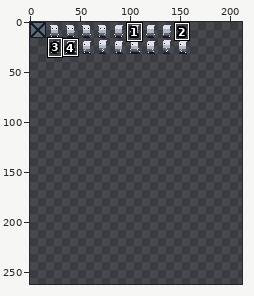
Two versions of one sprite sheet, sprites.png. Above: a wide view before the commit, with the close-up outlined.
Close-up. Before the commit:
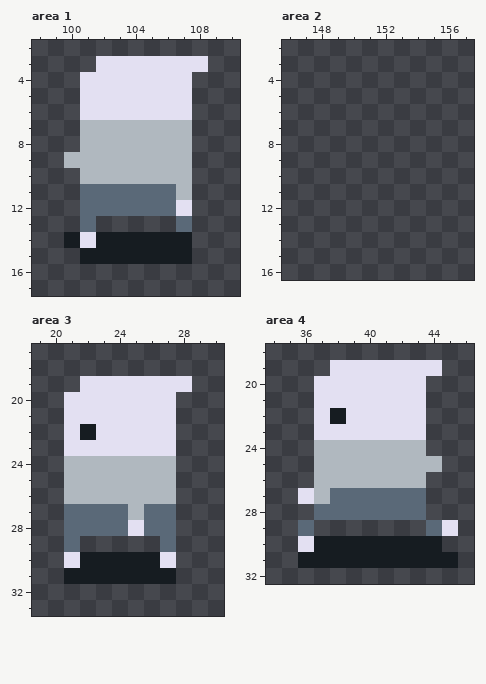
The file is 512x512 pixels. Colours within 5 levels of each other are drawn and written as one. Shown: area 1: x 98..110, y 2..17; area 2: x 146..157, y 2..16; area 3: x 19..30, y 17..33; area 4: x 34..46, y 18..32. The wide view leaves out empty margins. The commit also changed other parts of the picture, which this record leaves out.
And afterwards:
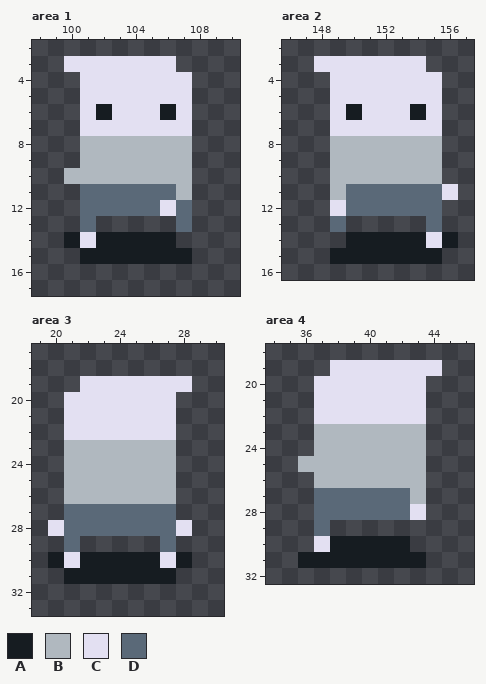
Palette (. is transparent): A #161c21  B #b0b8bf  C #e3e0f2  D #5a6978
The exact change:
Area 1:
The author changed colour C to colour A in row 6 at x 102 and 106.
Colour B now appears in row 10 at x 100.
Colour C now appears in row 3 at x 100 to 101.
The author changed colour B to colour C in row 7 at x 101 to 107.
The author changed colour D to colour C in row 12 at x 106.
The author changed colour C to colour D in row 12 at x 107.
The author cleared colour A in row 14 at x 107.
The author cleared colour B in row 9 at x 100.
The author cleared colour C in row 3 at x 107 to 108.
Area 2:
Colour A now appears in row 6 at x 150 and 154; in row 14 at x 150 to 154 and 156; in row 15 at x 149 to 155.
Colour B now appears in rows 8 to 10 at x 149 to 155; in row 11 at x 149.
Colour C now appears in row 3 at x 148 to 154; in rows 4 to 5 at x 149 to 155; in row 6 at x 149, 151 to 153 and 155; in row 7 at x 149 to 155; in row 11 at x 156; in row 12 at x 149.
Colour C now appears in row 14 at x 155.
Colour D now appears in rows 11 to 12 at x 150 to 155; in row 13 at x 149 and 155.
Area 3:
Colour A now appears in row 30 at x 20 and 28.
The author changed colour C to colour B in row 23 at x 21 to 27.
Colour C now appears in row 28 at x 20 and 28.
The author changed colour A to colour C in row 22 at x 22.
The author changed colour B to colour D in row 27 at x 25.
The author changed colour C to colour D in row 28 at x 25.
Area 4:
Colour B now appears in row 25 at x 36.
The author changed colour C to colour B in row 23 at x 37 to 43.
The author changed colour D to colour B in row 27 at x 43.
The author changed colour A to colour C in row 22 at x 38; in row 30 at x 37.
The author changed colour D to colour C in row 28 at x 43.
Colour D now appears in row 29 at x 37.
The author changed colour B to colour D in row 27 at x 37.
The author cleared colour A in row 30 at x 43 to 44; in row 31 at x 44 to 45.
The author cleared colour B in row 25 at x 44.
The author cleared colour C in row 27 at x 36; in row 29 at x 45; in row 30 at x 36.
The author cleared colour D in row 29 at x 36 and 44.
Where, in picture pixels (left, top, right, bottom), the same in both close-ups:
changed: (64, 56, 208, 184)
changed: (160, 200, 192, 248)
added: (314, 56, 458, 264)
changed: (48, 424, 192, 568)
changed: (298, 408, 458, 568)
